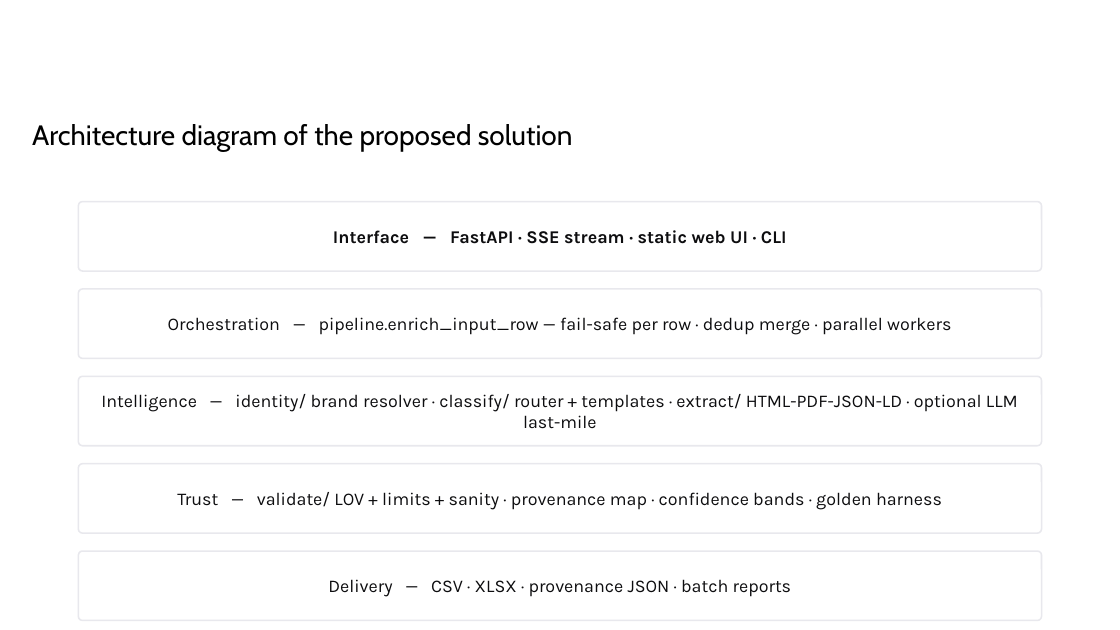
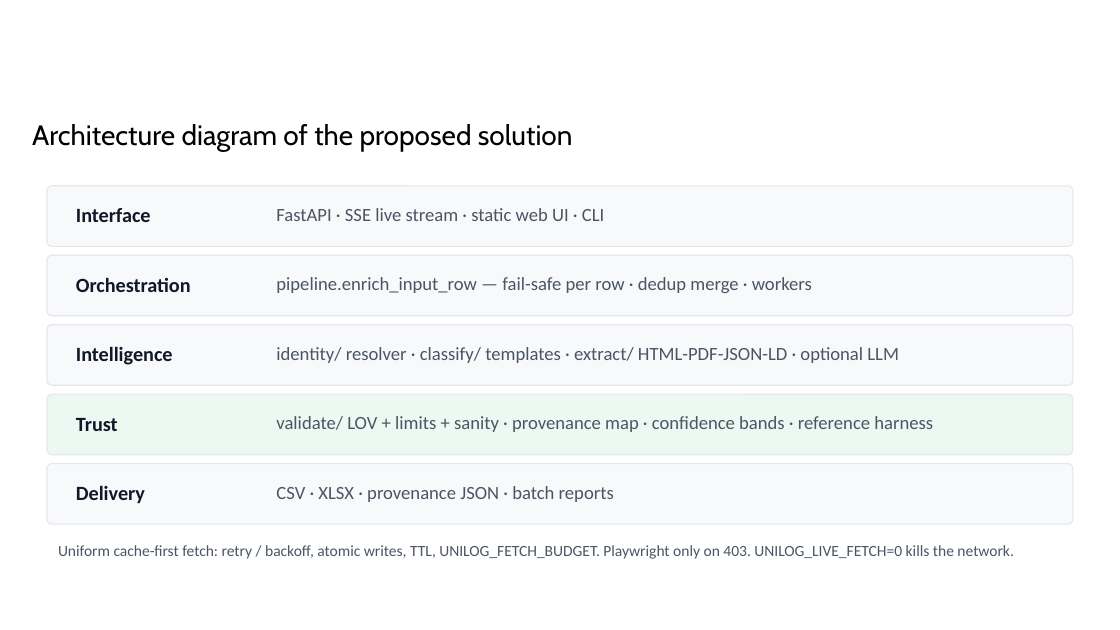
Before and after one commit to shiwani42/unihack-product-enrichment, a slide deck: slide 9 of submission/UniHack_thExplorers_Prototype.pptx. Drawn at 1120x630 pixels with LibreOffice and Linux fonts; fonts in the diff are those of the drawing; background and template pictures are left out. Boxes give left, top, right and bottom in pixels: in the first picture for what was removed or moved away, otherwise in the second. Text is boxed around its words. In the diff, an @@ line names an element or a change of style, - is before the commit and + after.

```diff
--- a/submission/UniHack_thExplorers_Prototype.pptx
+++ b/submission/UniHack_thExplorers_Prototype.pptx
@@ rounded rectangle: place and size @@
-rounded rectangle at (78, 202, 1042, 271)
+rounded rectangle at (47, 186, 1073, 246)
@@ rounded rectangle at (47, 186, 1073, 246): fill #FFFFFF to #F8F9FB; outline #E8E8ED 1 pt to #E5E7EB 0.75 pt; proportions changed @@
@@ text added at (76, 208, 151, 222), 13 pt, text #111827, bold @@
+Interface
@@ text added at (276, 208, 604, 221), 12 pt, text #4B5563 @@
+FastAPI · SSE live stream · static web UI · CLI
@@ text in rounded rectangle at (333, 230, 787, 244): text removed @@
-Interface — FastAPI · SSE stream · static web UI · CLI
@@ rounded rectangle added at (47, 255, 1073, 316), fill #F8F9FB, outline #E5E7EB 0.75 pt @@
@@ text "pipeline.enrich_input_row — fail-safe per row ...": place and size @@
-text "pipeline.enrich_input_row — fail-safe per row ..." at (78, 289, 1042, 358)
+text "pipeline.enrich_input_row — fail-safe per row ..." at (276, 277, 812, 293)
@@ text added at (76, 277, 191, 292), 13 pt, text #111827, bold @@
+Orchestration
@@ text at (276, 277, 812, 293): text changed; size 11.5 to 12 pt; font Karla to Calibri; text colour #0D0D0F to #4B5563 @@
-Orchestration — pipeline.enrich_input_row — fail-safe per row · dedup merge · parallel workers
+pipeline.enrich_input_row — fail-safe per row · dedup merge · workers
@@ rounded rectangle added at (47, 325, 1073, 385), fill #F8F9FB, outline #E5E7EB 0.75 pt @@
@@ text added at (76, 346, 173, 365), 13 pt, text #111827, bold @@
+Intelligence
@@ vertical alignment middle to top; fill #FFFFFF to none; outline #E8E8ED 1 pt to none in 4 elements at (276, 277, 812, 293), (276, 486, 614, 502), (276, 416, 933, 432), (276, 347, 899, 363) @@
@@ text "identity/ resolver · classify/ templates ...": place and size @@
-text "identity/ resolver · classify/ templates ..." at (78, 376, 1042, 446)
+text "identity/ resolver · classify/ templates ..." at (276, 347, 899, 363)
@@ text at (276, 347, 899, 363): text changed; size 11.5 to 12 pt; font Karla to Calibri; text colour #0D0D0F to #4B5563 @@
-Intelligence — identity/ brand resolver · classify/ router + templates · extract/ HTML-PDF-JSON-LD · optional LLM last-mile
+identity/ resolver · classify/ templates · extract/ HTML-PDF-JSON-LD · optional LLM
@@ rounded rectangle added at (47, 394, 1073, 455), fill #ECF8F2, outline #E5E7EB 0.75 pt @@
@@ text added at (76, 418, 118, 431), 13 pt, text #111827, bold @@
+Trust
@@ text "validate/ LOV + limits + ...": place and size @@
-text "validate/ LOV + limits + ..." at (78, 464, 1042, 533)
+text "validate/ LOV + limits + ..." at (276, 416, 933, 432)
@@ text at (276, 416, 933, 432): text changed; size 11.5 to 12 pt; font Karla to Calibri; text colour #0D0D0F to #4B5563 @@
-Trust — validate/ LOV + limits + sanity · provenance map · confidence bands · golden harness
+validate/ LOV + limits + sanity · provenance map · confidence bands · reference harness
@@ rounded rectangle added at (47, 464, 1073, 524), fill #F8F9FB, outline #E5E7EB 0.75 pt @@
@@ text "CSV · XLSX · provenance ...": place and size @@
-text "CSV · XLSX · provenance ..." at (78, 551, 1042, 620)
+text "CSV · XLSX · provenance ..." at (276, 486, 614, 502)
@@ text added at (76, 485, 145, 503), 13 pt, text #111827, bold @@
+Delivery
@@ text at (276, 486, 614, 502): text changed; size 11.5 to 12 pt; font Karla to Calibri; text colour #0D0D0F to #4B5563 @@
-Delivery — CSV · XLSX · provenance JSON · batch reports
+CSV · XLSX · provenance JSON · batch reports
@@ text added at (58, 545, 1013, 559), 10 pt, text #4B5563 @@
+Uniform cache-first fetch: retry / backoff, atomic writes, TTL, UNILOG_FETCH_BUDGET. Playwright only on 403. UNILOG_LIVE_FETCH=0 kills the network.
```
Also in this commit, not shown: 12 other slides changed, 2 slides added, 2 slides removed, 43 other files.
